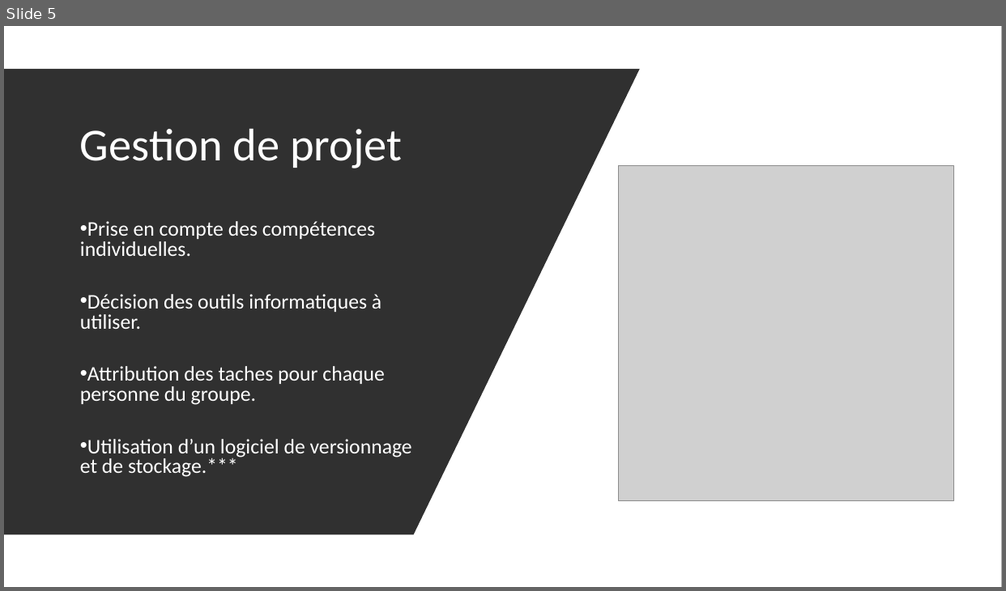
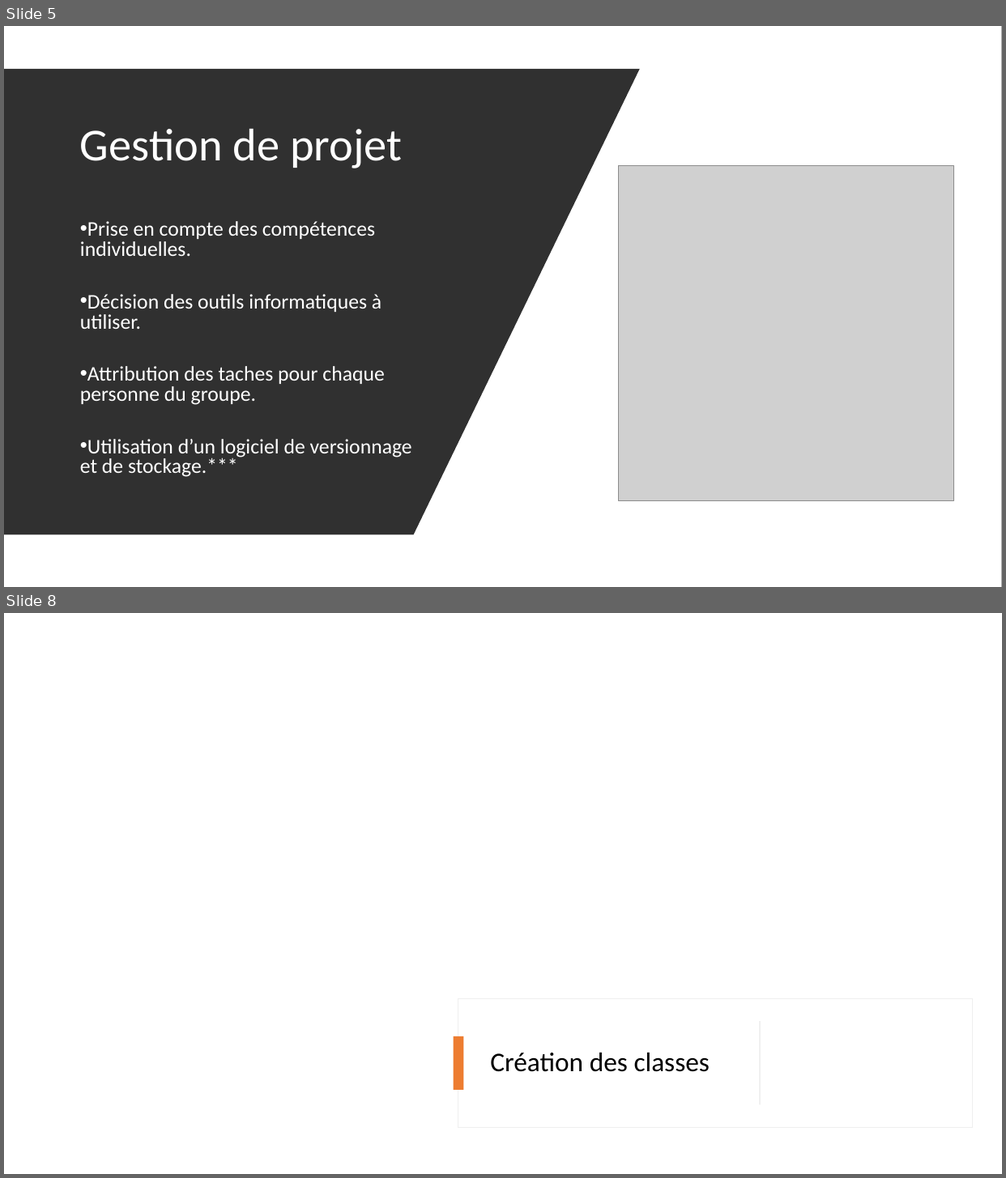
Before and after one commit to FlowNight/BRICK_SHOOTER, a slide deck: Support B.S.pptx. Shown one above the other, each under a label of ours: slide 5 before the commit, slides 5 and 8 after it; the slides between them are not shown. The pictures are 1006x591 and 1006x1178 pixels, drawn with LibreOffice and Linux fonts; fonts in the diff are those of the drawing; grey boxes stand for pictures; background and template pictures are left out. Boxes give left, top, right and bottom in pixels: in the first picture for what was removed or moved away, otherwise in the second. Text is boxed around its words. In the diff, an @@ line names an element or a change of style, - is before the commit and + after.

```diff
--- a/Support B.S.pptx
+++ b/Support B.S.pptx
@@ slide 8 added at [4, 613, 1002, 1174], background picture (left out) @@
@@ rectangle added at [458, 999, 973, 1128], fill #FFFFFF at 95% opacity, outline #EFEFEF 1 pt @@
@@ rectangle added at [760, 1021, 761, 1105], fill #D5D5D5 @@
@@ rectangle added at [454, 1037, 463, 1091], fill #ED7D31 @@
@@ title added at [490, 1053, 710, 1072], 26 pt, text #000000 @@
+Création des classes
```
Also in this commit, not shown: 3 slides changed, 4 other slides added, 1 slide removed, 1 other file.
